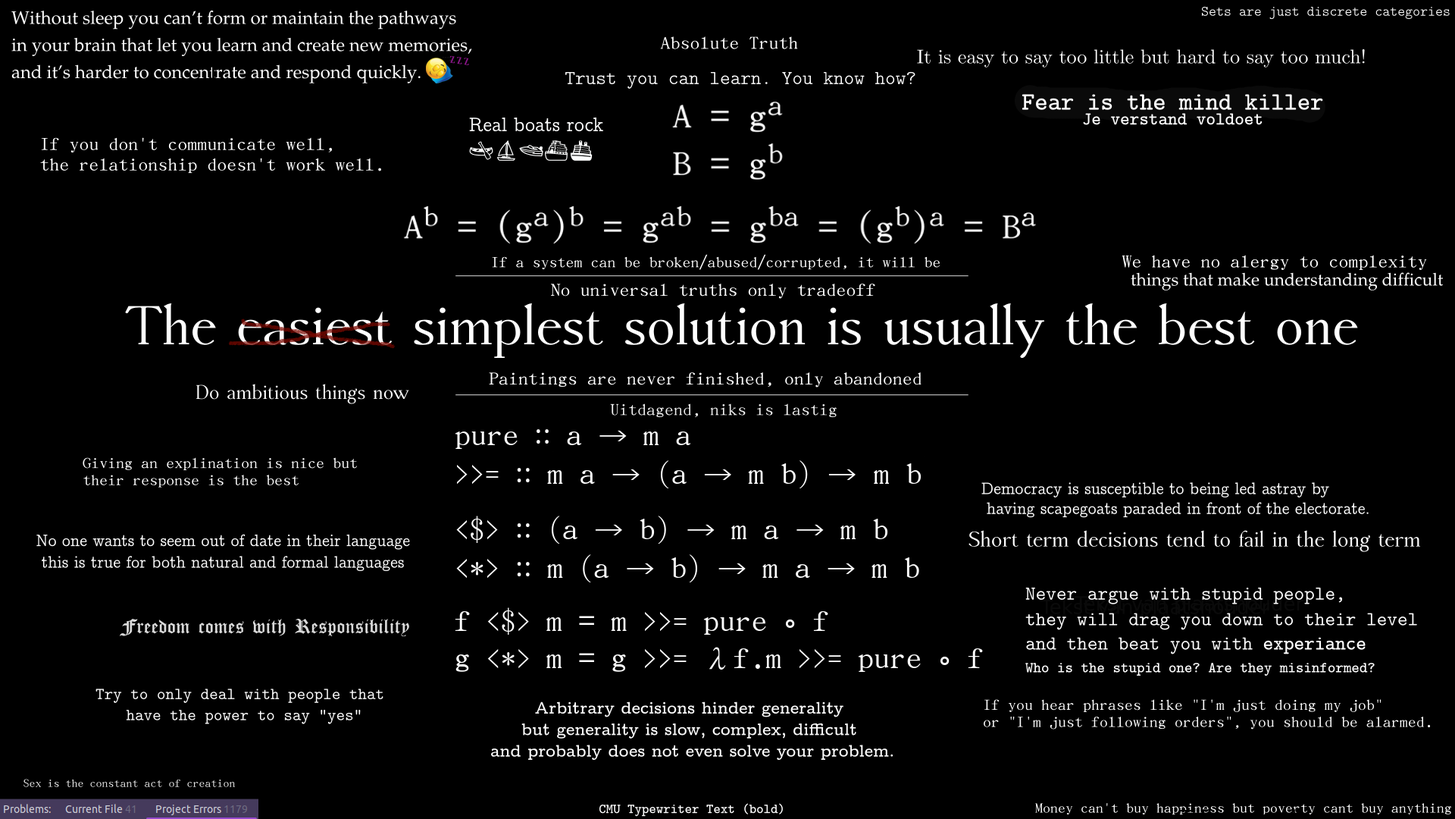
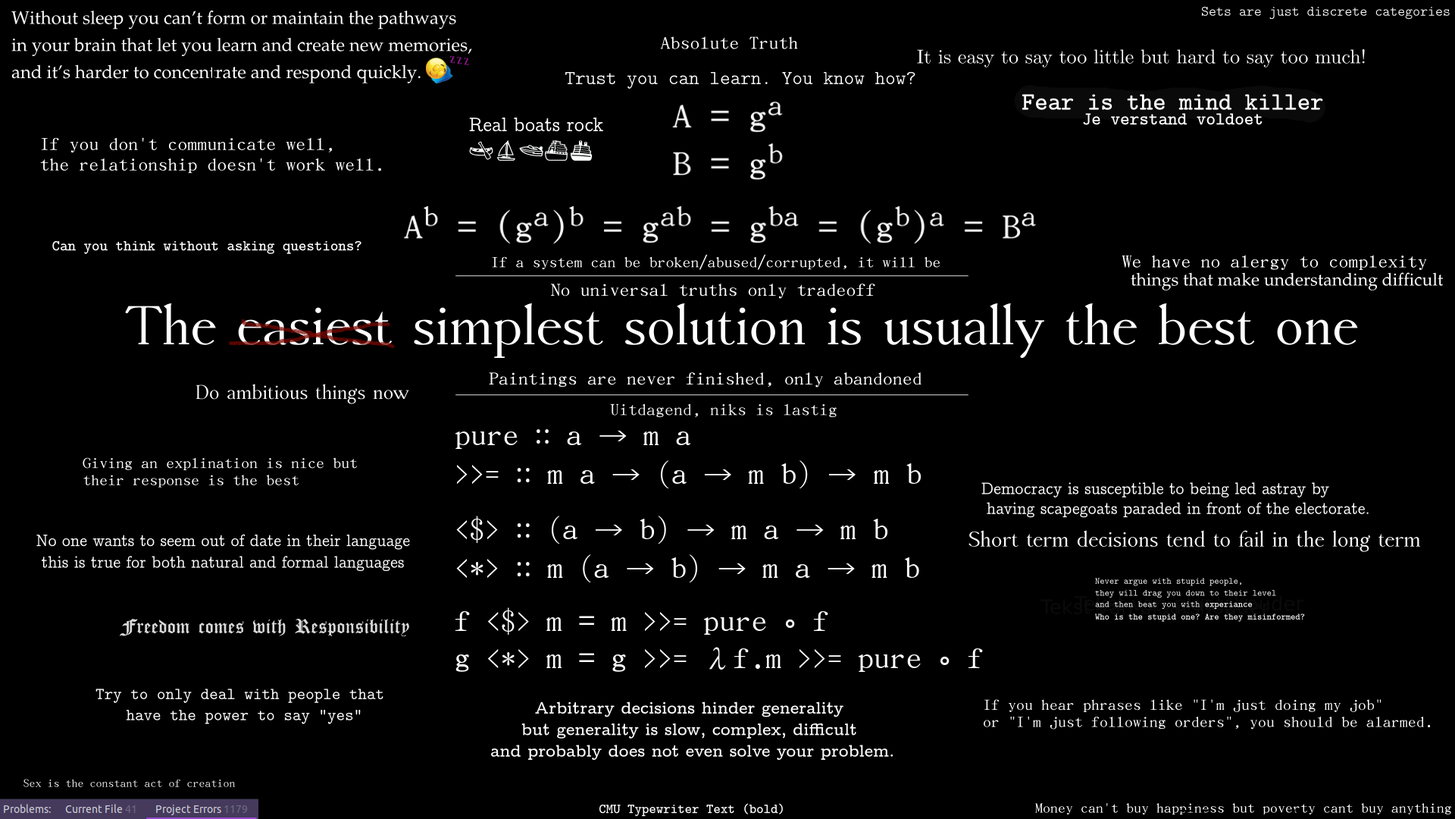
Layers edited between the first and the second 1455 × 819 image:
painted on "Tekenlaag 3 (geplakt)" over [left=194, top=240, right=1418, bottom=677]
painted on "sleep + arbitrary hinders" over [left=52, top=240, right=1418, bottom=677]
painted on "background" over [left=52, top=240, right=1418, bottom=677]
